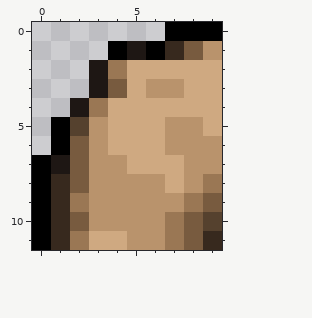
Two versions of one pixel-art sprite, sprites/body-parts/shoulder2.png. Above, as it was before the edit.
The file is 40x48 pixels, drawn in blocks of 4x4; one block is one cell here.
After the commit:
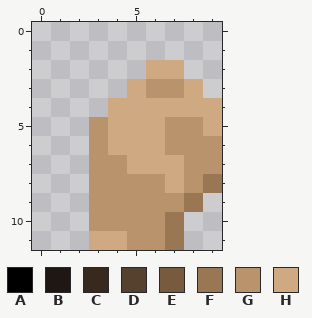
Palette (. is transparent): A #000000  B #1e1714  C #37291e  D #55412e  E #785b3f  F #9a7754  G #b9936c  H #cfa981
Change:
{"y":0,"x":7,"old":"AAA","new":"..."}
{"y":1,"x":4,"old":"ABACEG","new":"......"}
{"y":2,"x":3,"old":"BFH","new":"..."}
{"y":2,"x":8,"old":"HH","new":".."}
{"y":3,"x":3,"old":"BE","new":".."}
{"y":3,"x":9,"old":"H","new":"."}
{"y":4,"x":2,"old":"BF","new":".."}
{"y":5,"x":1,"old":"AD","new":".."}
{"y":6,"x":1,"old":"AE","new":".."}
{"y":7,"x":0,"old":"ABE","new":"..."}
{"y":8,"x":0,"old":"ACE","new":"..."}
{"y":9,"x":0,"old":"ACF","new":"..."}
{"y":9,"x":9,"old":"E","new":"."}
{"y":10,"x":0,"old":"ACE","new":"..."}
{"y":10,"x":8,"old":"ED","new":".."}
{"y":11,"x":0,"old":"ACF","new":"..."}
{"y":11,"x":8,"old":"EC","new":".."}
{"label":"erased","picture_box":[32,22,222,250]}
